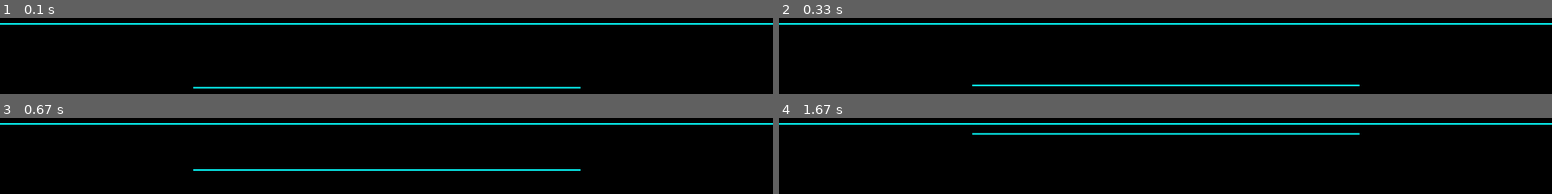
Above: before the commit, frames 1-4 (two rows, left to right).
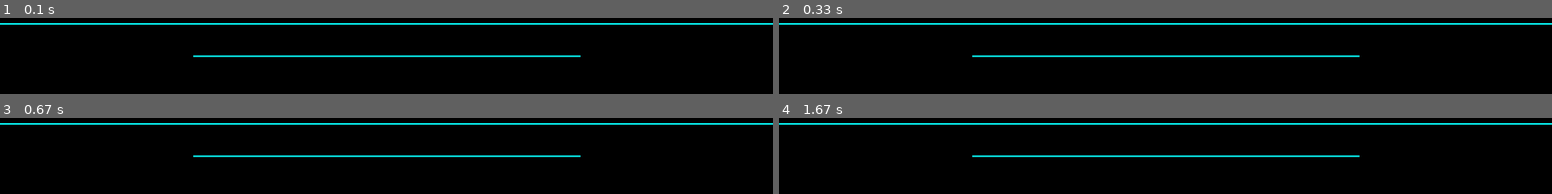
Above: after the commit, the same moments.

Repository: troncosoae/tareas-ctrl-intel
Game: pygame game, started from t4/main.py
Two runs of this game, one before a commit and one after it. Both use one fixed random seed, a clock stepped at 60 frames per second and the inputs below.
Inputs:
- Up to frame 1 (0.1 s): no input
- Up to frame 2 (0.33 s): no input
- Up to frame 3 (0.67 s): no input
- Up to frame 4 (1.67 s): no input

The runs differ from the first frame. In frame 1, 3.4% of the frame differs, in the area x 25-76%, y 48-94%; in frame 2, 2.8%; in frame 3, 2.8%; in frame 4, 3.4%.

Commit message:
work genetic

Diff:
--- a/t4/ExtraBoxes.py
+++ b/t4/ExtraBoxes.py
@@ -4,16 +4,17 @@
 
 
 class DerivativeBox(SimulationBox):
-    def __init__(self, key, input_key):
+    def __init__(self, key, input_key, Ts):
         self.input_key = input_key
-        self.output_key = input_key + 's'
+        self.output_key = 'd' + input_key
         self.prev_value = 0
+        self.Ts = Ts
         super().__init__(key, [input_key], [self.output_key])
 
     def advance(self, input_values):
         super().advance(input_values)
         value = input_values[self.input_key]
-        der = value - self.prev_value
+        der = (value - self.prev_value)/self.Ts
         self.prev_value = value
         return {
             self.output_key: der
--- a/t4/FuzzyControlBoxes.py
+++ b/t4/FuzzyControlBoxes.py
@@ -1,4 +1,5 @@
 import numpy as np
+from numpy.core.fromnumeric import var
 
 from Simulation import SimulationBox
 from fuzzy_tools import ramp_function_generator, \
@@ -7,49 +8,103 @@
 
 
 class GeneticFuzzyController(SimulationBox):
-    def __init__(self, key, inputs_keys, outputs_keys, variables):
+    def __init__(self, key, inputs_keys, outputs_keys, variables, delta=0.3):
         super().__init__(key, inputs_keys, outputs_keys)
 
+        self.int_e = 0
+        self.delta = delta
+        self.iters2delta = None
+        self.iters = 0
+
+        self.variables = variables
+
+        e_vars = variables[0:7]
+        de_vars = variables[7:14]
+        f1_vars = variables[14:23]
+        f2_vars = variables[23:32]
+
         self.e_sets_dict = {
-            'se': ramp_function_generator(1, 3),
-            'ze': triangle_function_generator(2, 3, 4),
-            'be': ramp_function_generator(3, 5)
+            'se': ramp_function_generator(e_vars[0], e_vars[2]),
+            'ze': triangle_function_generator(
+                e_vars[1], e_vars[3], e_vars[5]),
+            'be': ramp_function_generator(e_vars[6], e_vars[4])
         }
         self.de_sets_dict = {
-            'sde': ramp_function_generator(1, 3),
-            'zde': triangle_function_generator(2, 3, 4),
-            'bde': ramp_function_generator(3, 5)
+            'sde': ramp_function_generator(de_vars[0], de_vars[2]),
+            'zde': triangle_function_generator(
+                de_vars[1], de_vars[3], de_vars[5]),
+            'bde': ramp_function_generator(de_vars[6], de_vars[4])
         }
 
         self.f1_dict = {
-            'sesde': 1,
-            'sezde': 1,
-            'sebde': 1,
-            'zesde': 1,
-            'zezde': 1,
-            'zebde': 1,
-            'besde': 1,
-            'bezde': 1,
-            'bebde': 1
+            'sesde': f1_vars[0],
+            'sezde': f1_vars[1],
+            'sebde': f1_vars[2],
+            'zesde': f1_vars[3],
+            'zezde': f1_vars[4],
+            'zebde': f1_vars[5],
+            'besde': f1_vars[6],
+            'bezde': f1_vars[7],
+            'bebde': f1_vars[8]
         }
         self.f2_dict = {
-            'sesde': 1,
-            'sezde': 1,
-            'sebde': 1,
-            'zesde': 1,
-            'zezde': 1,
-            'zebde': 1,
-            'besde': 1,
-            'bezde': 1,
-            'bebde': 1
+            'sesde': f2_vars[0],
+            'sezde': f2_vars[1],
+            'sebde': f2_vars[2],
+            'zesde': f2_vars[3],
+            'zezde': f2_vars[4],
+            'zebde': f2_vars[5],
+            'besde': f2_vars[6],
+            'bezde': f2_vars[7],
+            'bebde': f2_vars[8]
         }
 
     def advance(self, input_values):
         super().advance(input_values)
+
+        e = input_values['e']
+        de = input_values['de']
+
+        self.iters += 1
+        self.int_e += np.abs(e)
+        if e < self.delta and self.iters2delta is None:
+            self.iters2delta = self.iters
+        elif e > self.delta:
+            self.iters2delta = None
+
+        f1 = 0
+        sum_p_f1 = 0
+        f2 = 0
+        sum_p_f2 = 0
+        # print(f'e={e:.2f}   de={de:.2f}')
+        for set_e_key in self.e_sets_dict:
+            for set_de_key in self.de_sets_dict:
+                comp_set_key = set_e_key + set_de_key
+                p_e = self.e_sets_dict[set_e_key](e)
+                p_de = self.de_sets_dict[set_de_key](de)
+                f1_temp = self.f1_dict[comp_set_key]
+                f2_temp = self.f2_dict[comp_set_key]
+                # print(
+                #     f'e_key:{set_e_key}, de_key:{set_de_key} --> ' +
+                #     f'p_e:{p_e:.2f}   p_de:{p_de:.2f}')
+                f1 += p_e*p_de*f1_temp
+                sum_p_f1 += p_e*p_de
+                f2 += p_e*p_de*f2_temp
+                sum_p_f2 += p_e*p_de
+        f1 = f1/sum_p_f1
+        f2 = f2/sum_p_f2
+
+        # print(f'e={e:.2f}   de={de:.2f}   f1={f1:.2f}   f2={f2:.2f}')
+        # print('------------------------------------------------')
         return {
-            'f1': 1,
-            'f2': 1
+            'f1': f1,
+            'f2': f2
         }
+
+    def get_performance(self):
+        return {
+            'int_e': self.int_e, 'iters2delta': self.iters2delta,
+            'variables': self.variables}
 
 
 class LQRSubmodelFuzzyController(SimulationBox):
--- a/t4/Simulation.py
+++ b/t4/Simulation.py
@@ -5,11 +5,13 @@
 
 
 class Simulation:
-    def __init__(self):
+    def __init__(self, max_iters=None):
         self.boxes = {}
         self.signals = {}
         self.advance_order = []
         self.running = False
+        self.iters = 0
+        self.max_iters = max_iters
 
     def __str__(self):
         return 'Simulation'
@@ -74,6 +76,12 @@
                 print(f"new signal {signal_key} created...")
 
     def advance(self):
+
+        self.iters += 1
+        # print('############', self.iters)
+        if self.max_iters is not None and self.iters > self.max_iters:
+            self.running = False
+
         signals_dict = {
             s_key: self.signals[s_key].value for s_key in self.signals}
 
--- a/t4/SystemBoxes.py
+++ b/t4/SystemBoxes.py
@@ -62,6 +62,7 @@
     def __init__(self, key, Ts, **kwargs):
         SimulationBox.__init__(
             self, key, ['f1', 'f2'], ['xi', 'zeta', 'H', 'pH'])
+
         self.cts = {
             'Ts': Ts, 'fs': 1/Ts, 'V': 1, 'c1': 0.32, 'c2': 0.05005,
             'ka': 1.8e-5, 'kw': 1e-14}
@@ -93,10 +94,10 @@
             -c['kw']*c['ka']
         ]
         roots = np.roots(coef)
-        print(roots)
+        # print(roots)
         H = np.max(roots)
         pH = -np.log10(H)
-        print(roots, H, pH)
+        # print(roots, H, pH)
 
         return {
             'xi': self.state['xi'],
--- a/t4/fuzzy_tools.py
+++ b/t4/fuzzy_tools.py
@@ -53,9 +53,7 @@
 
 
 if __name__ == '__main__':
-    func = inv_trapezoid_function_generator(1, 2, 3, 4)
-    print(func(0.5))
+    func = ramp_function_generator(2, 1)
+    print(func(0))
     print(func(1.5))
     print(func(2.5))
-    print(func(3.5))
-    print(func(4.5))
--- a/t4/main.py
+++ b/t4/main.py
@@ -12,7 +12,7 @@
     Ts = 0.1
     theta_0 = 0.3
 
-    sim = Simulation()
+    sim = Simulation(max_iters=1000)
 
     system = PHLevelSystem('p_sys', Ts, xi_0=3, zeta_0=2)
     pygame_tracker = PHLevelWindow(
@@ -20,13 +20,25 @@
         speed_up=1000)
     ref_box = ConstantBox('ref', 'r', 7)
     sub_box = SubtractBox('sub', 'r', 'pH', 'e')
-    de_box = DerivativeBox('der', 'e')
-    ctrl = GeneticFuzzyController(
-        'ctrl', ['e', 'de'], ['f1', 'f2'], 'variables')
+    de_box = DerivativeBox('der', 'e', Ts)
+    ctrl_box = GeneticFuzzyController(
+        'ctrl', ['e', 'de'], ['f1', 'f2'], [ 2.42939944,  4.2990003 ,  5.62900667,  6.74092919,  8.93234742,
+       10.78758332, 12.80918742,  2.68018242,  4.21389581,  6.20339832,
+        7.88525808,  8.66076684, 10.33675192, 10.90875974,  6.04496709,
+        3.78618774,  3.44633474,  4.84972392,  5.75434955,  4.63448859,
+        3.39926357,  6.05317803,  1.18194578,  4.11691108,  3.6993171 ,
+        5.95210012,  6.12156426,  3.00287238,  5.17766304,  5.53873667,
+        4.17945443,  7.17181301])
 
     sim.add_box(system, {'f1': 0.081, 'f2': 0.512})
     sim.add_box(pygame_tracker)
+    sim.add_box(ref_box)
+    sim.add_box(sub_box)
+    sim.add_box(de_box)
+    sim.add_box(ctrl_box)
 
     sim.run()
 
     pygame_tracker.quit_pygame()
+
+    print(ctrl_box.get_performance())
--- /dev/null
+++ b/t4/main_genetic.py
@@ -0,0 +1,125 @@
+import numpy as np
+import random
+
+from Simulation import Simulation, get_close_sim_for_box
+from SystemBoxes import PendulumSystem, PHLevelSystem
+from PygameBoxes import PendulumWindow, PHLevelWindow
+from ExtraBoxes import DerivativeBox, ConstantBox, SubtractBox
+from FuzzyControlBoxes import GeneticFuzzyController
+
+
+def mutate_variables(variables_population):
+    # print('begin', variables_population)
+    variables_population = [
+        [var + np.random.normal() for var in vars]
+        for vars in variables_population]
+    # print('interm', variables_population)
+    for vars in variables_population:
+        vars[0:7] = np.sort(vars[0:7])
+        vars[7:14] = np.sort(vars[7:14])
+    # print('final', variables_population)
+    return variables_population
+
+
+def reproduce_variables(variables_population):
+    for vars in variables_population:
+        vars_cross = random.choice(variables_population)
+        for i in range(len(vars)):
+            vars[i] = (vars[i] + vars_cross[i])/2
+        vars[0:7] = np.sort(vars[0:7])
+        vars[7:14] = np.sort(vars[7:14])
+    return variables_population
+
+
+def run_evolution(
+        population_size, generations, keep_perc, muta_perc, repr_perc):
+
+    keep_size = int(keep_perc*population_size)
+    muta_size = int(muta_perc*population_size)
+    repr_size = int(repr_perc*population_size)
+    news_size = population_size - keep_size - muta_size - repr_size
+
+    variables_population = get_random_population(population_size)
+    for g in range(generations):
+        results = sim_generation(variables_population)
+        results.sort(key=lambda r: r['int_e'])
+        print(results)
+
+        variables_population = [r['variables'] for r in results]
+        keep_population = variables_population[0:keep_size]
+        muta_population = variables_population[0:muta_size]
+        repr_population = variables_population[0:repr_size]
+        news_population = get_random_population(news_size)
+
+        muta_population = mutate_variables(muta_population)
+        repr_population = reproduce_variables(repr_population)
+
+        variables_population[0:keep_size] = keep_population
+        temp = keep_size
+        variables_population[temp:temp+muta_size] = muta_population
+        temp += muta_size
+        variables_population[temp:temp+repr_size] = repr_population
+        temp += news_size
+        variables_population[temp:temp+news_size] = news_population
+
+
+def sim_generation(variables_population):
+    results = []
+    for vars in variables_population:
+        results.append(run_sim(vars))
+    return results
+
+
+def get_random_population(population_size):
+    variables_population = []
+    for i in range(population_size):
+        variables_population.append(get_random_variables())
+    return variables_population
+
+
+def get_random_variables():
+    r1 = np.sort(np.random.uniform(low=0, high=14, size=(7,)))
+    r2 = np.sort(np.random.uniform(low=0, high=14, size=(7,)))
+    r3 = np.random.uniform(low=0, high=10, size=(9,))
+    r4 = np.random.uniform(low=0, high=10, size=(9,))
+    r = np.concatenate([r1, r2, r3, r4])
+    return r
+
+
+def run_sim(ctrl_variables):
+
+    sim = Simulation(max_iters=1000)
+
+    system = PHLevelSystem('p_sys', Ts, xi_0=3, zeta_0=2)
+    # pygame_tracker = PHLevelWindow(
+    #     'pygame', ['xi', 'zeta', 'pH', 'H'], 1/Ts,
+    #     get_close_sim_for_box(sim),
+    #     speed_up=1000)
+    ref_box = ConstantBox('ref', 'r', 7)
+    sub_box = SubtractBox('sub', 'r', 'pH', 'e')
+    de_box = DerivativeBox('der', 'e', Ts)
+    ctrl_box = GeneticFuzzyController(
+        'ctrl', ['e', 'de'], ['f1', 'f2'], ctrl_variables)
+
+    sim.add_box(system, {'f1': 0.081, 'f2': 0.512})
+    # sim.add_box(pygame_tracker)
+    sim.add_box(ref_box)
+    sim.add_box(sub_box)
+    sim.add_box(de_box)
+    sim.add_box(ctrl_box)
+
+    sim.run()
+
+    # pygame_tracker.quit_pygame()
+
+    return ctrl_box.get_performance()
+
+
+if __name__ == "__main__":
+
+    Ts = 0.1
+    theta_0 = 0.3
+
+    run_evolution(
+        population_size=50, generations=30, keep_perc=0.25,
+        muta_perc=0.25, repr_perc=0.25)
